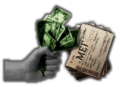
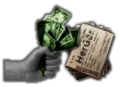
Comparing the layer stacks of the two 120px x 87px images. Changes:
added layer "图层 #10" above "图层 #9" over [74, 29, 95, 64]
added layer "图层 #9" above "图层 #8" over [74, 29, 95, 64]
added layer "图层 #7" above "图层 #6" over [79, 46, 86, 58]
added layer "图层 #6" (88%) above "图层 #5" over [76, 47, 88, 59]
added layer "图层 #5" above "图层 #4" over [75, 50, 82, 60]
painted on "图层 #4" over [76, 40, 88, 58]
